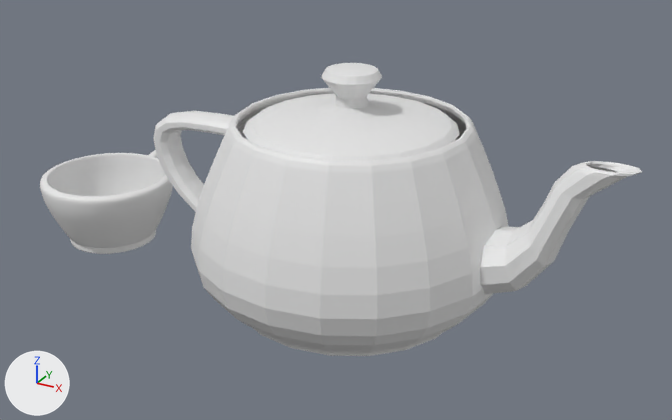
An edit to the Blender file ToonShading/coffee-cup.blend, drawn before and after from the same camera.
The view is the same before and after, from a 50 mm lens placed at (9.45, -9.94, 5.21), pointed at (4.09, -0.18, 0.34). The lights are fixed; the arrows at lower left show +X, +Y and +Z.

Before the edit, the objects in view are built like this:
```python
me_circle_001 = bpy.data.meshes.new('Circle.001')
me_circle_001.from_pydata(...)  # 695 vertices, 661 faces; spans x -1.0..1.0, y -1.0..1.74, z -1.04..0.01
me_circle_001.polygons.foreach_set('use_smooth', [True] * 661)
me_teapot = bpy.data.meshes.new('Teapot')
me_teapot.from_pydata(...)  # 821 vertices, 800 faces; spans x -3.0..3.43, y -2.0..2.0, z 0.0..3.15
ob_circle = bpy.data.objects.new('Circle', me_circle_001)
ob_circle.location = (0.0, 0.0, 0.0)
_m = ob_circle.modifiers.new('Subdivision', 'SUBSURF')
_m.levels = 2
ob_teapot = bpy.data.objects.new('Teapot', me_teapot)
ob_teapot.location = (4.45, -0.46, -0.8)
```
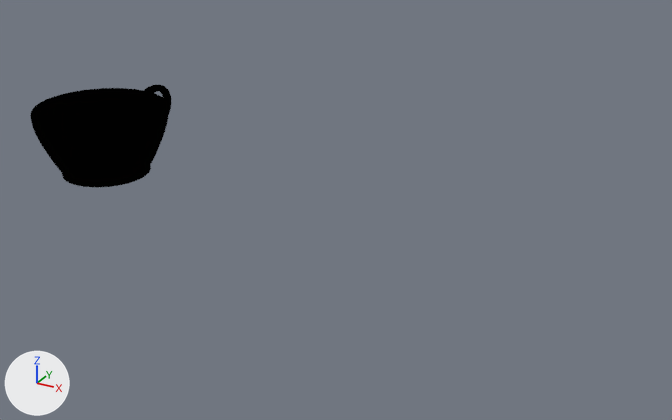
Commit message: Added material for the coffee cup

What differs and where, as boxes (x1, y1, x2, y2) in the pictures (672 x 420 px):
'Teapot', deleted
    before: (153, 63, 642, 356)
'Circle', recoloured, moved, modifiers changed
    before: (40, 150, 173, 254)
    after: (30, 85, 171, 187)

Edits to the bpy script that builds the scene:
```text
Add mat_material_002:
    mat_material_002 = emission_material('Material.002')
    mat_material_002.base_color = (0.000439, 0.000439, 0.000439)  # black #010101
Add mat_material_001:
    mat_material_001 = bpy.data.materials.new('Material.001')
    mat_material_001.use_nodes = True; mat_material_001.node_tree.nodes.clear()
    _N = mat_material_001.node_tree.nodes; _L = mat_material_001.node_tree.links
    n0 = _N.new('ShaderNodeOutputMaterial'); n0.name = 'Material Output'
    n1 = _N.new('ShaderNodeValToRGB'); n1.name = 'Color Ramp'
    n1.color_ramp.interpolation = 'CONSTANT'
    while len(n1.color_ramp.elements) > 1: n1.color_ramp.elements.remove(n1.color_ramp.elements[-1])
    n1.color_ramp.elements[0].position = 0.0; n1.color_ramp.elements[0].color = (0.333, 0.299, 0.0216, 1.0)
    _e = n1.color_ramp.elements.new(0.2); _e.color = (1.0, 0.899, 0.0655, 1.0)
    n1.inputs[0].default_value = 0.7  # 'Factor'
    _L.new(n1.outputs[0], n0.inputs[0])  # 'Color' to 'Surface'
Change me_circle_001:
    where me_circle_001.from_pydata(...)  # 695 vertices, 661 faces; spans x -1.0..1.0, y -1.0..1.74, z -1.04..0.01
    add me_circle_001.materials.append(mat_material_001)
    add me_circle_001.materials.append(mat_material_002)  # black #010101
Change ob_circle:
    ob_circle.location: (0.0, 0.0, 0.0) -> (0.0, 0.0, 1.08)
    add _m = ob_circle.modifiers.new('Solidify', 'SOLIDIFY')
    add _m.thickness = 0.03
    add _m.material_offset = 1
    add _m.use_flip_normals = True
Remove ob_teapot:
    ob_teapot = bpy.data.objects.new('Teapot', me_teapot)
    ob_teapot.location = (4.45, -0.46, -0.8)
```
